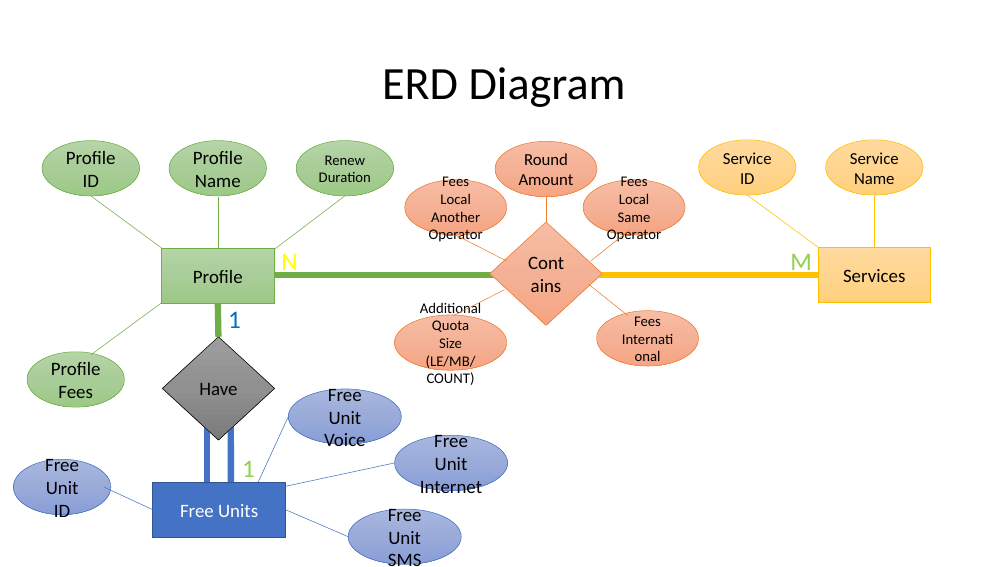
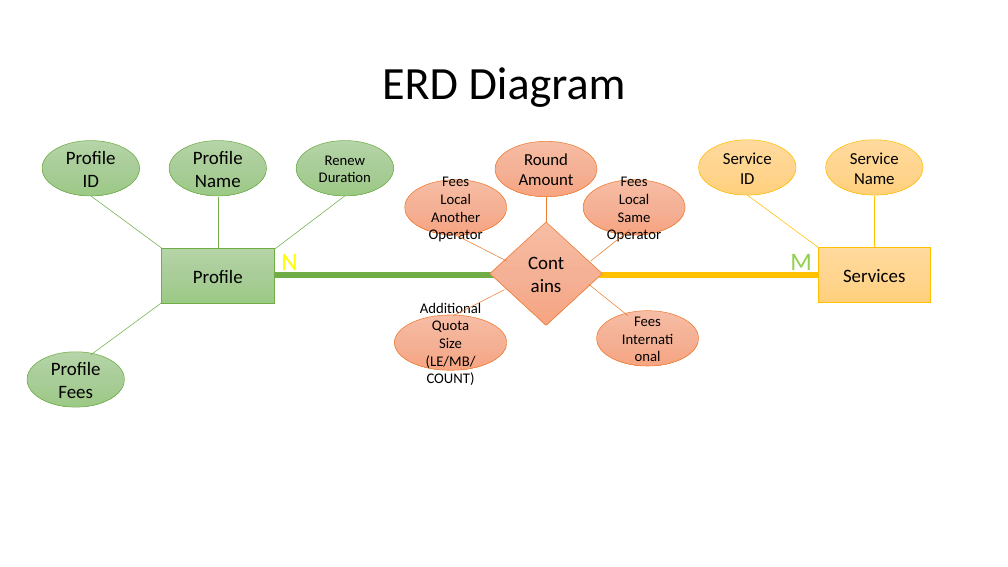
Before and after one commit to qazs13/Billing-Project, a slide deck: slide 3 of Database Documentation/Database Documentation.pptx. Drawn at 1008x567 pixels with LibreOffice and Linux fonts; fonts in the diff are those of the drawing. Boxes give left, top, right and bottom in pixels: in the first picture for what was removed or moved away, otherwise in the second. Text is boxed around its words. In the diff, an @@ line names an element or a change of style, - is before the commit and + after.

```diff
--- a/Database Documentation/Database Documentation.pptx
+++ b/Database Documentation/Database Documentation.pptx
@@ line removed from (218, 303) to (219, 337) @@
@@ text removed at (228, 311, 241, 328) @@
-1
@@ diamond removed at (163, 337, 274, 441) @@
-Have
@@ ellipse removed at (288, 389, 402, 444) @@
-Free
-Unit
-Voice
@@ line removed from (288, 417) to (259, 482) @@
@@ line removed from (206, 426) to (206, 483) @@
@@ line removed from (231, 423) to (231, 484) @@
@@ ellipse removed at (395, 436, 508, 491) @@
-Free
-Unit
-Internet
@@ ellipse removed at (14, 460, 111, 515) @@
-Free
-Unit
-ID
@@ text removed at (242, 460, 255, 484) @@
-1
@@ line removed from (395, 463) to (286, 486) @@
@@ line removed from (104, 487) to (153, 510) @@
@@ rectangle removed at (153, 482, 286, 538) @@
-Free Units
@@ ellipse removed at (349, 509, 462, 564) @@
-Free
-Unit
-SMS
@@ line removed from (349, 537) to (286, 510) @@
```
Also in this commit, not shown: 2 other slides changed, 1 slide added, 1 other file.
